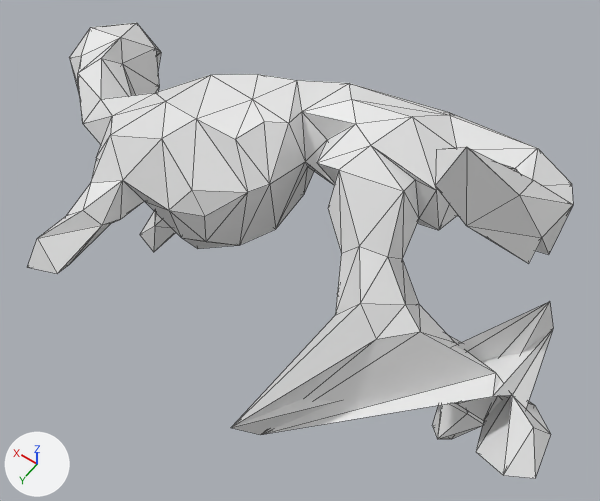
What one commit did to the OBJ model mesh_cnn/datasets/random_walks/T554.obj.
Camera for both pictures: a 50 mm lens placed at (-0.795, 1.129, 1.586), pointed at (-0.055, 0.094, -0.04). Every picture has the same lights, and +X, +Y and +Z are marked at lower left. Mesh edges are drawn as thin lines. Where no turn or scale is listed for an object, it has been applied to the vertices.

Objects in the first picture: 'T554'.
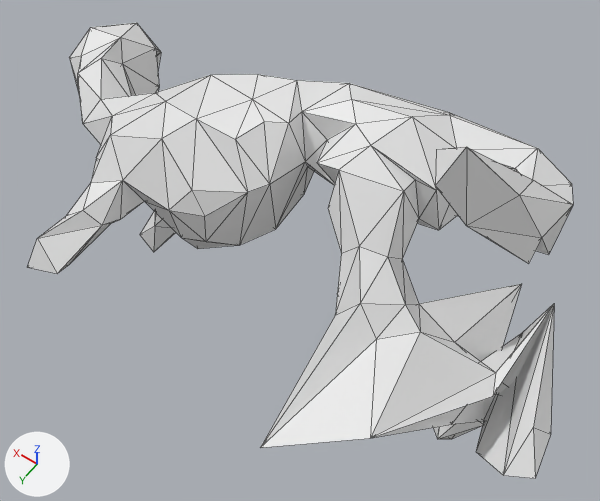
Pixel boxes [x1, y1, x2, y2] of what changed, in the pictures (600 x 501 px; the box of a moved part takes in the faces that stretch with it):
part 1 of me_t554, moved or reshaped
    before: [231, 302, 553, 475]
    after: [261, 284, 554, 475]

Edits to the bpy script that builds the scene:
```text
Change me_t554:
    where me_t554.from_pydata(...)  # 252 vertices, 500 faces; spans x -0.79..0.88, y -0.33..0.55, z -0.65..0.63
    used by ob_t554; location = (0.0, 0.0, 0.0)
    me_t554 part 1
    me_t554.vertices[182].co: (-0.2, 0.55, -0.09) -> (-0.28, 0.55, -0.09)  # pixel (230, 427) -> pixel (260, 447)
    me_t554.vertices[193].co: (-0.27, 0.28, -0.12) -> (-0.55, -0.13, -0.04)  # not seen -> pixel (521, 283)
    me_t554.vertices[211].co: (-0.23, 0.49, -0.18) -> (-0.48, 0.44, 0.02)  # pixel (260, 434) -> pixel (370, 438)
    me_t554.vertices[221].co: (-0.63, -0.08, 0.02) -> (-0.58, 0.22, -0.17)  # pixel (549, 301) -> pixel (451, 424)
    me_t554.vertices[239].co: (-0.66, -0.1, -0.1) -> (-0.59, -0.1, -0.18)  # pixel (553, 328) -> pixel (522, 332)
    me_t554.vertices[244].co: (-0.66, 0.11, -0.1) -> (-0.64, -0.11, -0.02)  # pixel (512, 395) -> pixel (554, 303)
```
